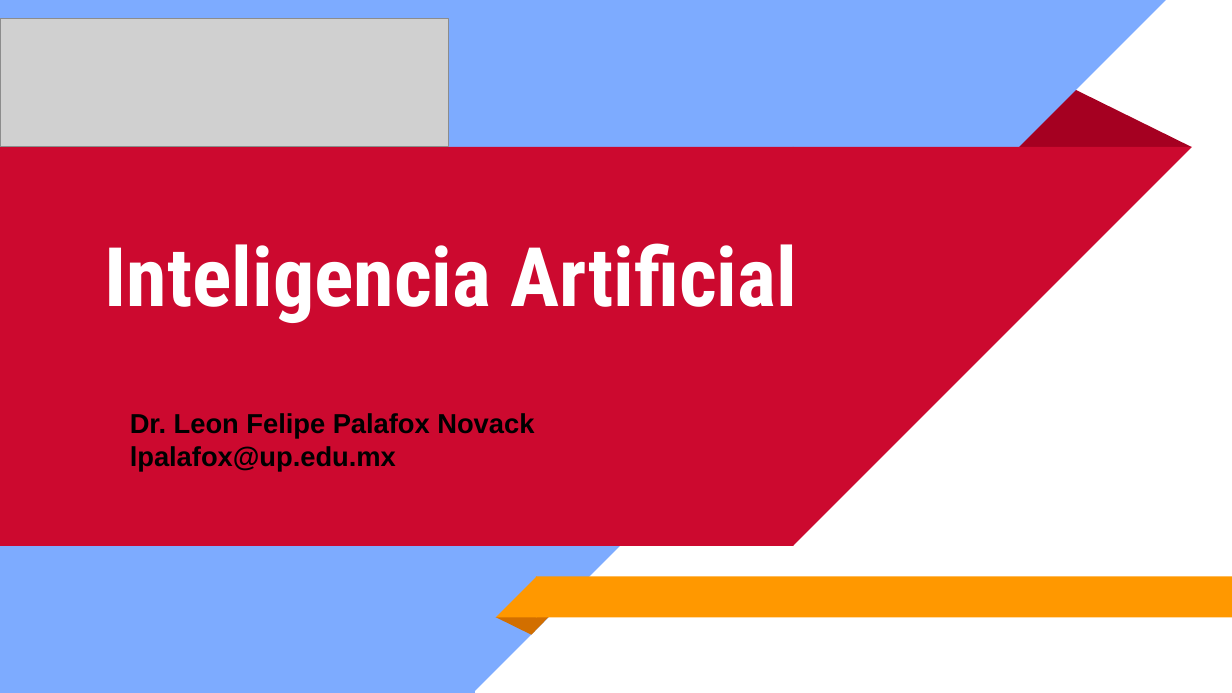
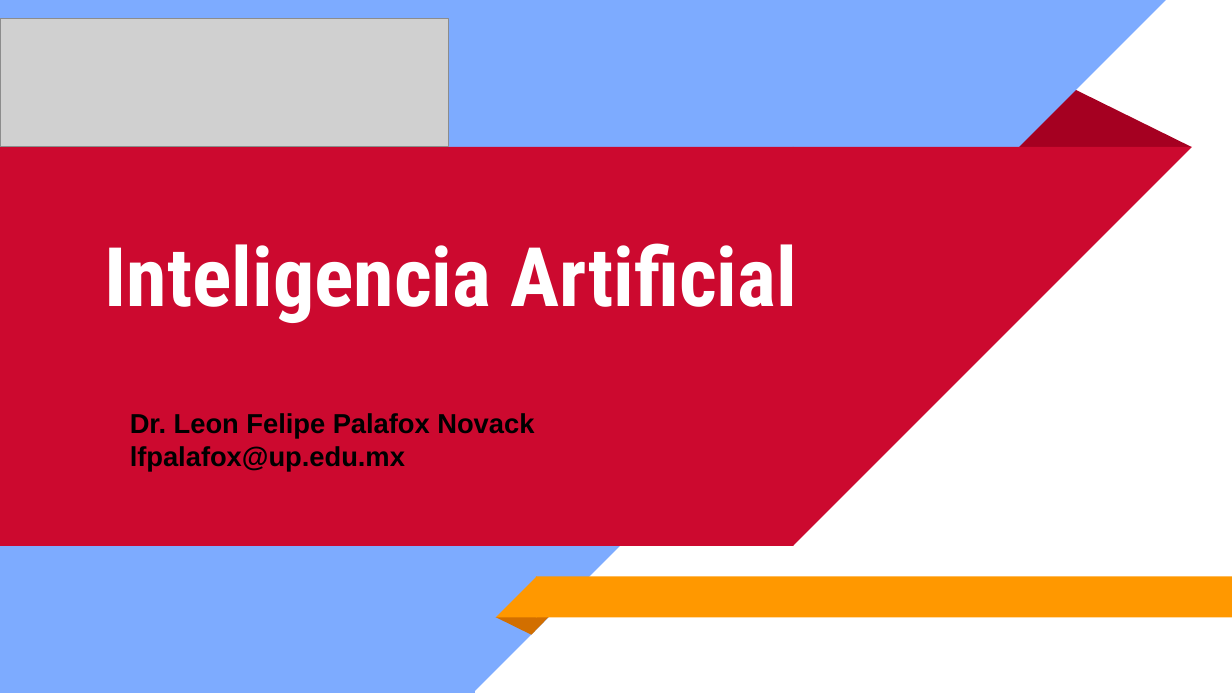
Before and after one commit to leonpalafox/aiclase_videojuegos, a slide deck: slide 1 of Slides/UPAI2020_6.pptx. Drawn at 1232x693 pixels with LibreOffice and Linux fonts; fonts in the diff are those of the drawing; grey boxes stand for pictures. Boxes give left, top, right and bottom in pixels: in the first picture for what was removed or moved away, otherwise in the second. Text is boxed around its words. In the diff, an @@ line names an element or a change of style, - is before the commit and + after.

```diff
--- a/Slides/UPAI2020_6.pptx
+++ b/Slides/UPAI2020_6.pptx
@@ text at [130,446,405,471]: text changed @@
-lpalafox@up.edu.mx
+lfpalafox@up.edu.mx
```
Also in this commit, not shown: 13 other slides changed, 1 other file.
